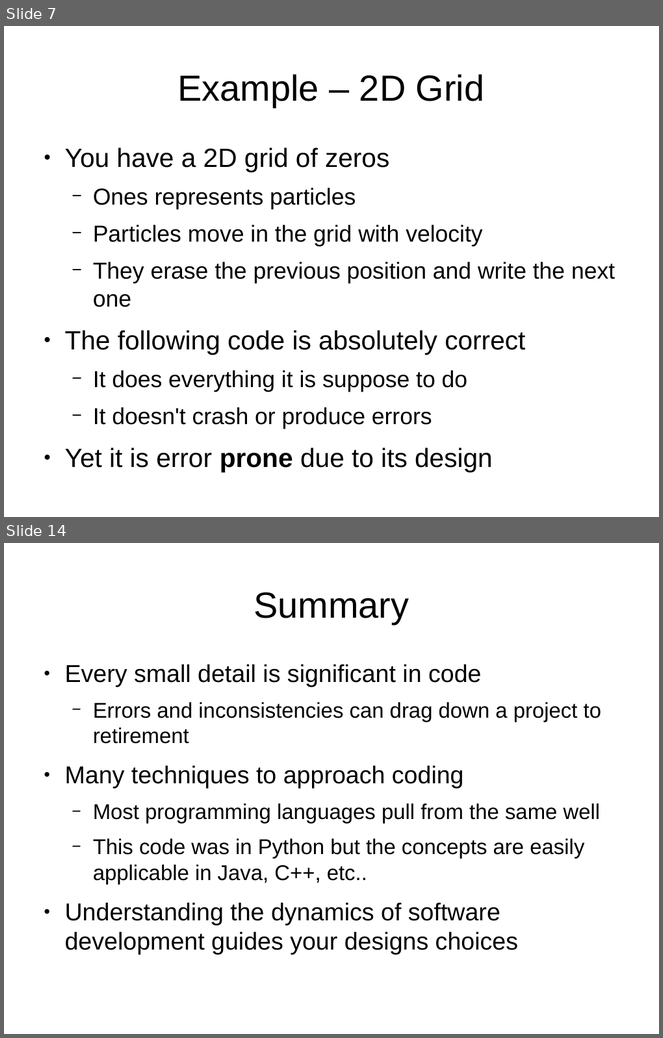
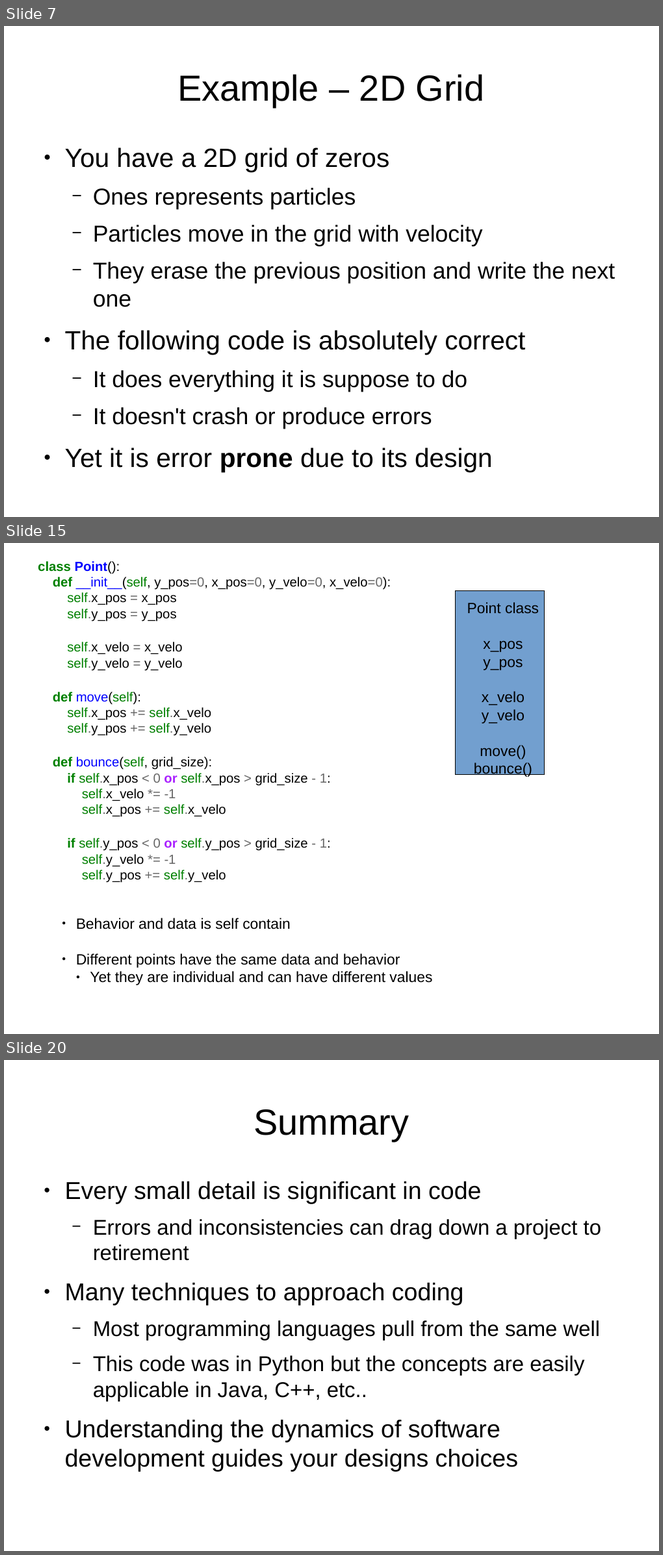
Before and after one commit to f0lie/refactoring_example, a slide deck: safe_code_pt2.odp. Shown one above the other, each under a label of ours: slides 7 and 14 before the commit, slides 7, 15 and 20 after it; the slides between them are not shown. The pictures are 663x1038 and 663x1555 pixels, drawn with LibreOffice and Linux fonts; fonts in the diff are those of the drawing. Boxes give left, top, right and bottom in pixels: in the first picture for what was removed or moved away, otherwise in the second. Text is boxed around its words. In the diff, an @@ line names an element or a change of style, - is before the commit and + after.

Commit message:
made the pointpower MUCH better

```diff
--- a/safe_code_pt2.odp
+++ b/safe_code_pt2.odp
@@ slide 15 added at [4, 543, 659, 1034], background #FFFFFF @@
@@ text added at [38, 561, 391, 883], 16 pt, text #000000 @@
+class Point():
+def __init__(self, y_pos=0, x_pos=0, y_velo=0, x_velo=0):
+self.x_pos = x_pos
+self.y_pos = y_pos
+self.x_velo = x_velo
+self.y_velo = y_velo
+def move(self):
+self.x_pos += self.x_velo
+self.y_pos += self.y_velo
+def bounce(self, grid_size):
+if self.x_pos < 0 or self.x_pos > grid_size - 1:
+self.x_velo *= -1
+self.x_pos += self.x_velo
+if self.y_pos < 0 or self.y_pos > grid_size - 1:
+self.y_velo *= -1
+self.y_pos += self.y_velo
@@ rectangle added at [456, 590, 545, 775], fill #729FCF, outline #000000 0 pt @@
@@ text added at [467, 602, 539, 778], 18 pt, text #000000 @@
+Point class
+x_pos
+y_pos
+x_velo
+y_velo
+move()
+bounce()
@@ text added at [76, 918, 432, 986], 18 pt, text #000000 @@
+● Behavior and data is self contain
+● Different points have the same data and behavior
+  ● Yet they are individual and can have different values
@@ what was slide 14 is now slide 20 @@
```
Also in this commit, not shown: 7 slides changed, 8 other slides added, 3 slides removed, 1 other file.
